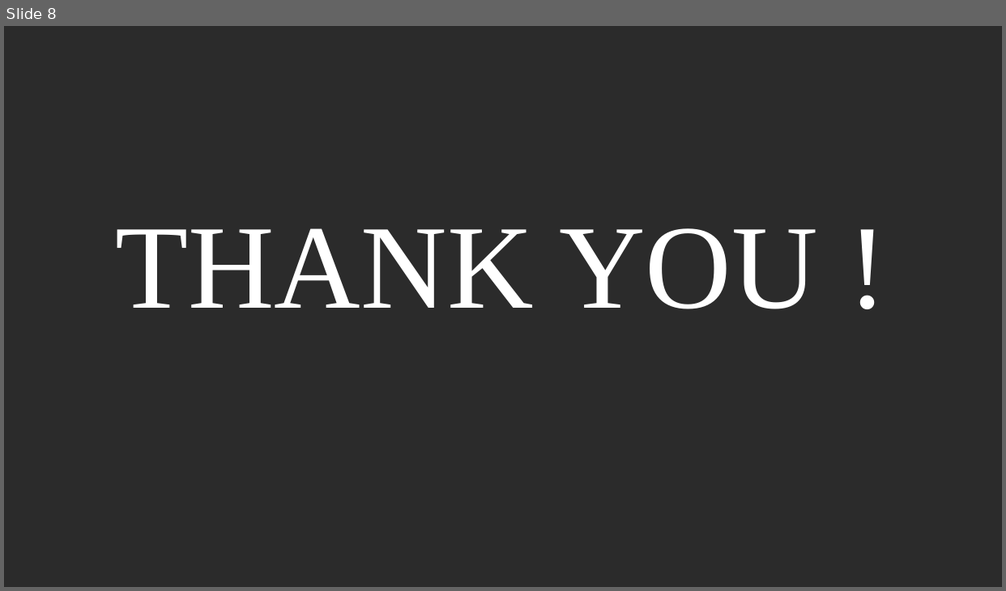
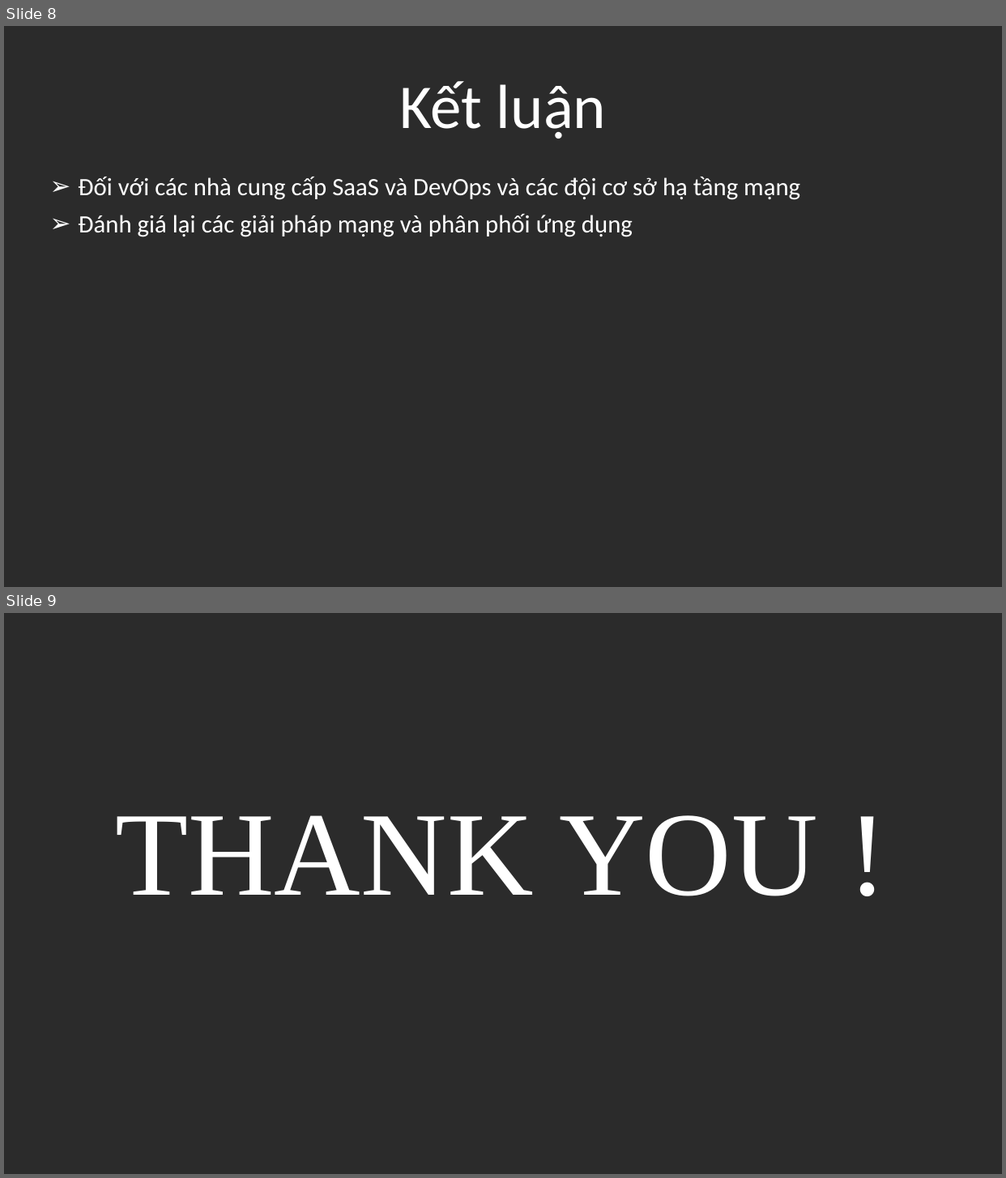
Before and after one commit to sonnv56/Mon-CVDHD-2014, a slide deck: Ninh_Van_Hanh/Application Delivery Controllers.pptx. Shown one above the other, each under a label of ours: slide 8 before the commit, slides 8 and 9 after it. The pictures are 1006x591 and 1006x1178 pixels, drawn with LibreOffice and Linux fonts; fonts in the diff are those of the drawing; background and template pictures are left out; a plain dark background stands for a picture behind light text. Boxes give left, top, right and bottom in pixels: in the first picture for what was removed or moved away, otherwise in the second. Text is boxed around its words. In the diff, an @@ line names an element or a change of style, - is before the commit and + after.

```diff
--- a/Ninh_Van_Hanh/Application Delivery Controllers.pptx
+++ b/Ninh_Van_Hanh/Application Delivery Controllers.pptx
@@ slide 8 added at [4, 26, 1002, 587], background picture (left out) @@
@@ title added at [399, 81, 606, 139], 60 pt, text #FFFFFF @@
+Kết luận
@@ subtitle added at [78, 177, 800, 237], 24 pt, text #FFFFFF @@
+➢ Đối với các nhà cung cấp SaaS và DevOps và các đội cơ sở hạ tầng mạng
+➢ Đánh giá lại các giải pháp mạng và phân phối ứng dụng
@@ what was slide 8 is now slide 9 @@
```
Also in this commit, not shown: 7 slides changed, 1 other file.
